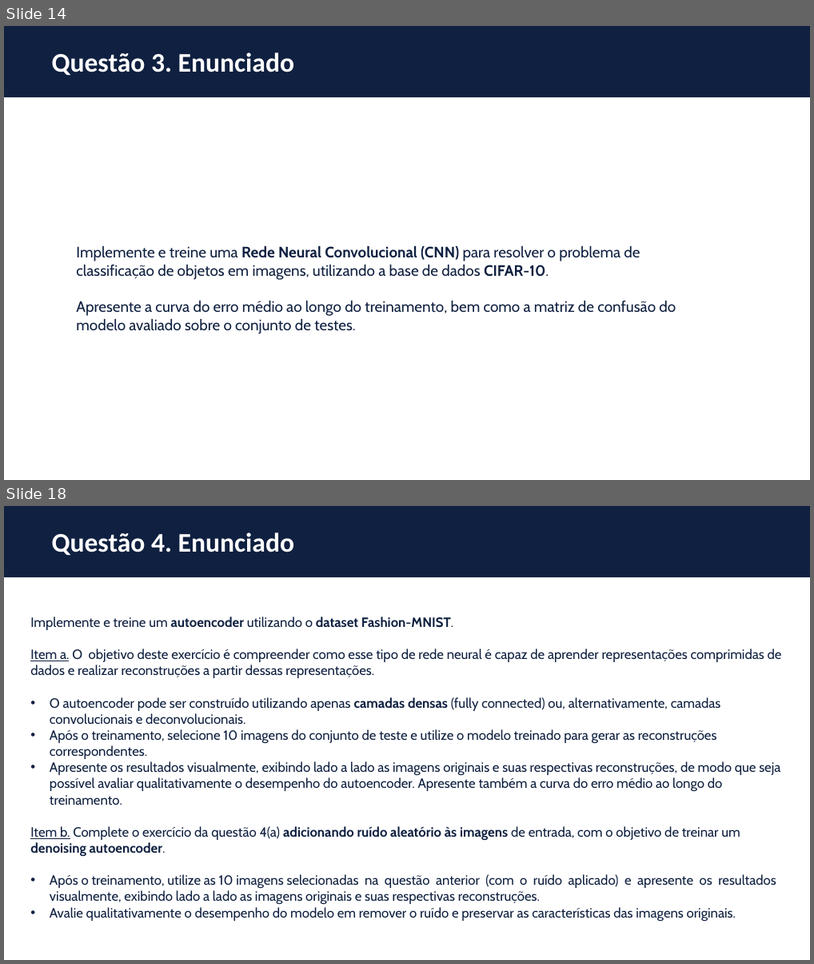
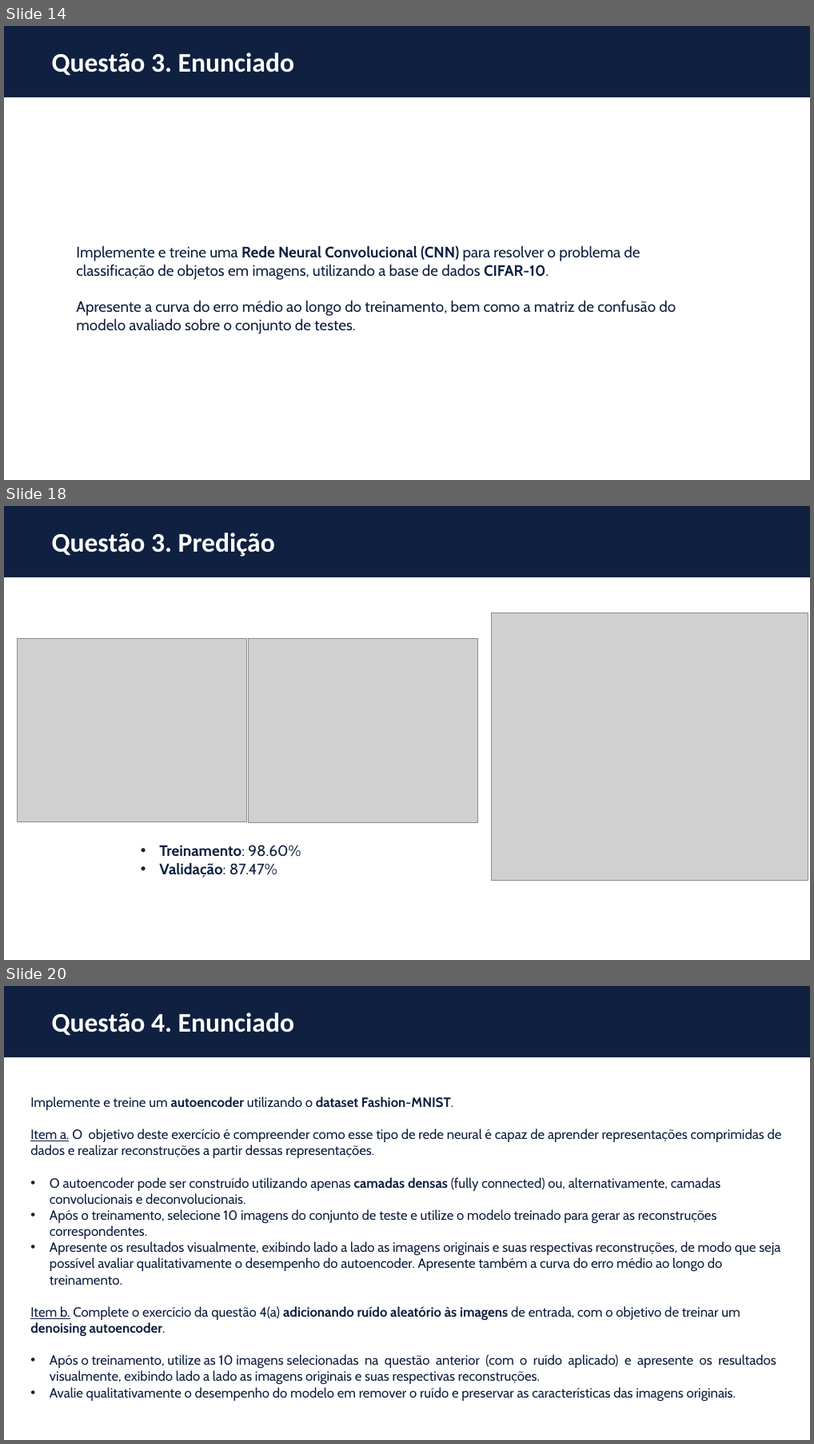
Before and after one commit to thiagoneye/master-deep_learning, a slide deck: DeepLearning/docs/ExerciseList/[DL] Lista de Exercícios - 2025.2 (PPGI).pptx. Shown one above the other, each under a label of ours: slides 14 and 18 before the commit, slides 14, 18 and 20 after it; the slides between them are not shown. The pictures are 814x964 and 814x1444 pixels, drawn with LibreOffice and Linux fonts; fonts in the diff are those of the drawing; grey boxes stand for pictures. Boxes give left, top, right and bottom in pixels: in the first picture for what was removed or moved away, otherwise in the second. Text is boxed around its words. In the diff, an @@ line names an element or a change of style, - is before the commit and + after.

```diff
--- a/DeepLearning/docs/ExerciseList/[DL] Lista de Exercícios - 2025.2 (PPGI).pptx
+++ b/DeepLearning/docs/ExerciseList/[DL] Lista de Exercícios - 2025.2 (PPGI).pptx
@@ slide 18 added at (4,506,810,960), background #FFFFFF @@
@@ rectangle added at (4,506,810,577), fill #0F2040 @@
@@ title added at (52,532,275,556), 32 pt, text #FFFFFF, bold @@
+Questão 3. Predição
@@ picture added at (491,613,809,880) @@
@@ picture added at (18,639,246,822) @@
@@ picture added at (249,639,478,823) @@
@@ text added at (159,844,301,877), 18 pt, text #0F2040, bold @@
+• Treinamento: 98.60%
+• Validação: 87.47%
@@ what was slide 18 is now slide 20 @@
```
Also in this commit, not shown: 8 slides changed, 1 other slide added, 16 other files.
